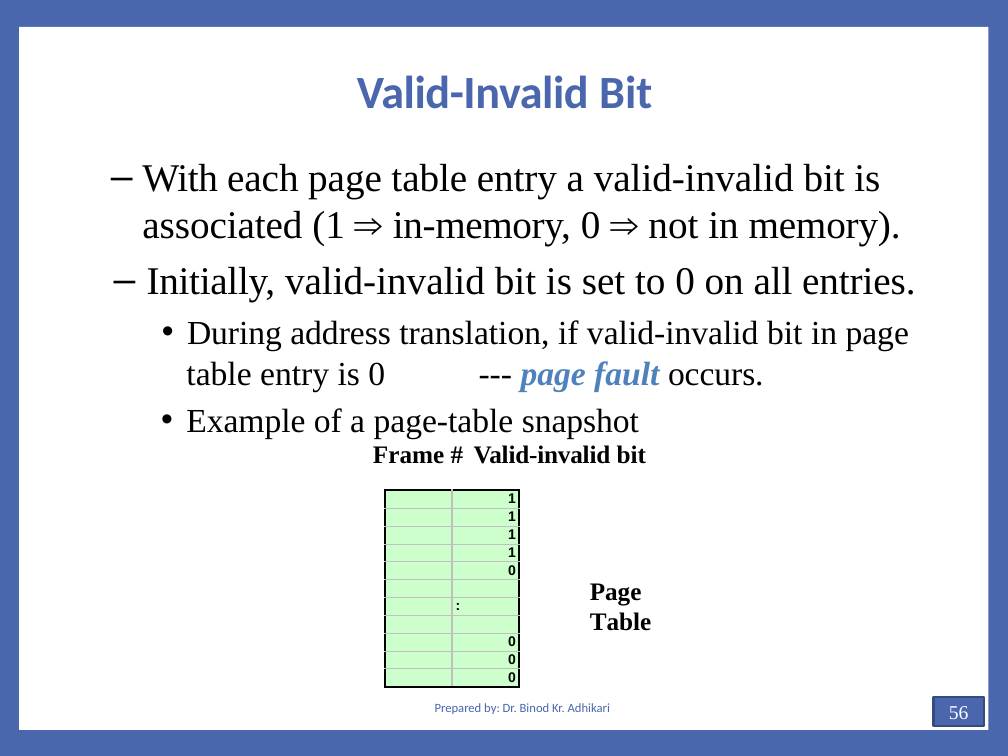
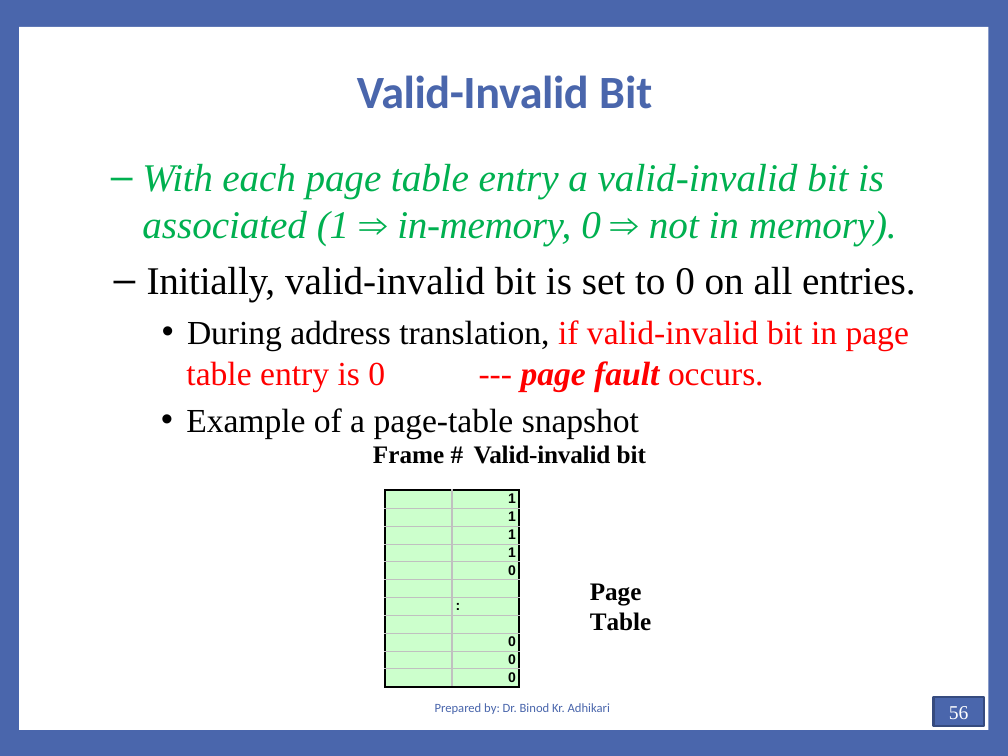
Before and after one commit to Yujan3333/Master-in-Computer-Science-and-Information-Technology, a slide deck: slide 56 of Main/Study/First Sem/All Notes and Resources Combined/AOS Notes/Unit 2.1-Chapter 4(Memory Management).pptx. Drawn at 1008x756 pixels with LibreOffice and Linux fonts; fonts in the diff are those of the drawing. Boxes give left, top, right and bottom in pixels: in the first picture for what was removed or moved away, otherwise in the second. Text is boxed around its words. In the diff, an @@ line names an element or a change of style, - is before the commit and + after.

```diff
--- a/Main/Study/First Sem/All Notes and Resources Combined/AOS Notes/Unit 2.1-Chapter 4(Memory Management).pptx
+++ b/Main/Study/First Sem/All Notes and Resources Combined/AOS Notes/Unit 2.1-Chapter 4(Memory Management).pptx
@@ text at bbox=[142, 163, 909, 391]: text colour #000000 to #00B050, italic on in "With each page table entry a valid-invalid ..."; text colour #000000 to #FF0000 in "if valid-invalid bit in page", "table entry is 0 --- occurs."; text colour #4F81BC to #FF0000 in "page fault" @@
```
Also in this commit, not shown: 9 other slides changed, 40 other files.
